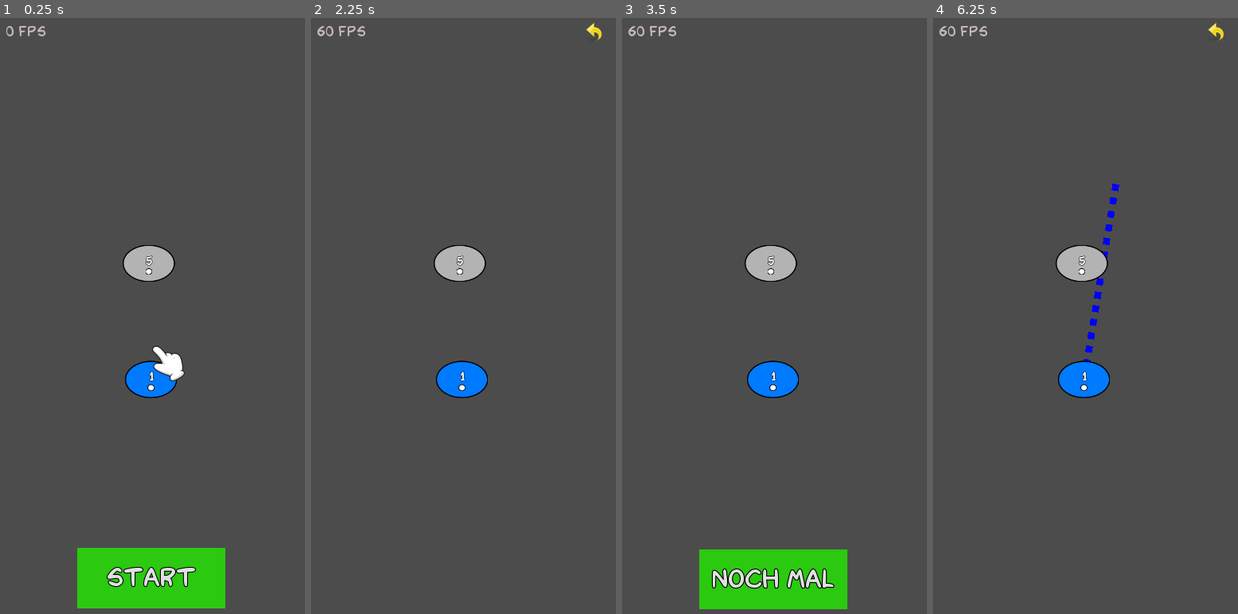
Above: before the commit, frames 1-4 (left to right).
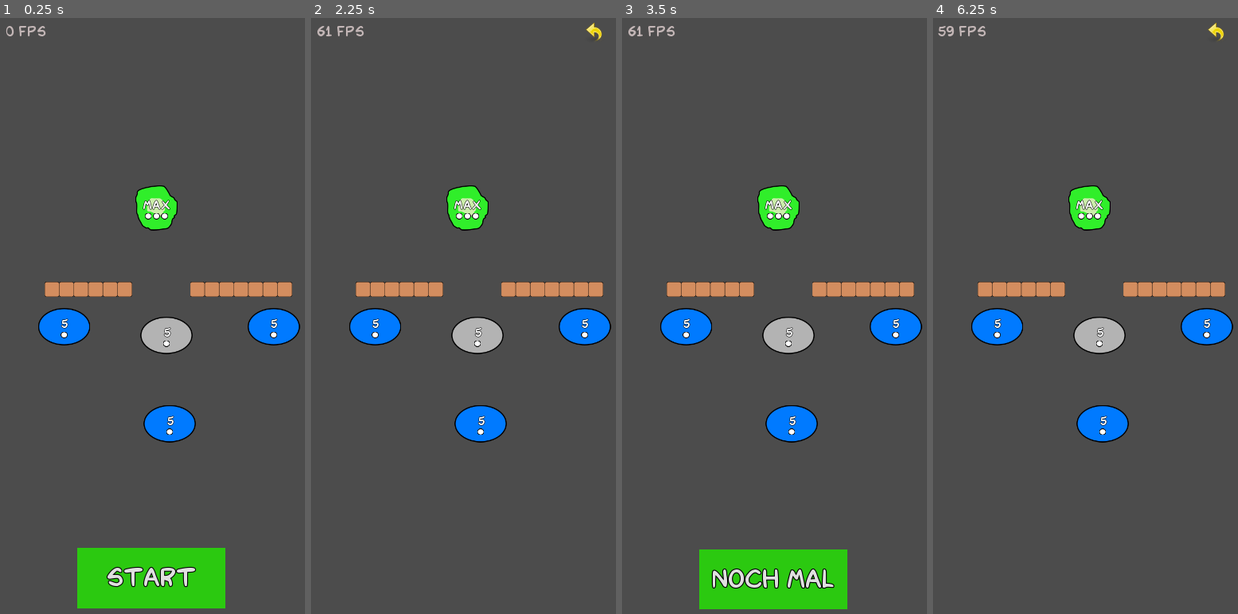
Above: after the commit, the same moments.

Repository: CrowdWare/CancerHealing
Game: Godot game, scene res://World.tscn
Same seed, same stepped clock (60 frames per second), same inputs: the game is played once before the commit and once after it.
Inputs (mouse positions are in pixels of both pictures, inside the frame that each line leads up to):
- Up to frame 1 (0.25 s): no input
- Up to frame 2 (2.25 s): click "Start" at 0.5 s; click (594, 29) at 1.25 s; click "NOCH MAL" at 2 s
- Up to frame 3 (3.5 s): click (905, 29) at 2.75 s
- Up to frame 4 (6.25 s): click "NOCH MAL" at 3.5 s; click (1216, 29) at 4.25 s; click "NOCH MAL" at 5 s; tap Enter at 5.75 s; drag from (1085, 381) to (1116, 184) at 5.77 s

The runs differ from the first frame. In frame 1, 7.6% of the frame differs, in the area x 12-99%, y 28-72%; in frame 2, 7.6%; in frame 3, 7.6%; in frame 4, 7.8%, in the area x 1-99%, y 1-72%.

Commit message:
changes comments to english

Diff:
--- a/Level6.tscn
+++ b/Level6.tscn
@@ -35,52 +35,32 @@
 [node name="Node2D" type="Node2D"]
 script = SubResource( 1 )
 
-[node name="Cell1" parent="." instance=ExtResource( 1 )]
-position = Vector2( 541, 721 )
+[node name="Cell6" parent="." instance=ExtResource( 1 )]
+position = Vector2( 374, 445 )
+count = 64
+typ = 2
+
+[node name="Cell3" parent="." instance=ExtResource( 1 )]
+position = Vector2( 396, 725 )
 count = 5
 
 [node name="Cell4" parent="." instance=ExtResource( 1 )]
-position = Vector2( 167, 738 )
+position = Vector2( 632, 706 )
 count = 5
+typ = 1
 
 [node name="Cell5" parent="." instance=ExtResource( 1 )]
-position = Vector2( 129, 565 )
+position = Vector2( 171, 706 )
 count = 5
-
-[node name="Cell6" parent="." instance=ExtResource( 1 )]
-position = Vector2( 547, 569 )
-count = 5
+typ = 1
 
 [node name="Cell7" parent="." instance=ExtResource( 1 )]
-position = Vector2( 543, 295 )
+position = Vector2( 403, 919 )
 count = 5
-typ = 3
-
-[node name="Cell8" parent="." instance=ExtResource( 1 )]
-position = Vector2( 260, 267 )
-count = 5
-
-[node name="Cell9" parent="." instance=ExtResource( 1 )]
-position = Vector2( 325, 421 )
-count = 5
-
-[node name="Cell10" parent="." instance=ExtResource( 1 )]
-position = Vector2( 129, 409 )
-count = 5
-typ = 2
-
-[node name="Cell11" parent="." instance=ExtResource( 1 )]
-position = Vector2( 168, 943 )
-count = 15
 typ = 1
-isSun = true
-
-[node name="Cell3" parent="." instance=ExtResource( 1 )]
-position = Vector2( 576, 899 )
-count = 5
 
 [node name="TileMap" type="TileMap" parent="."]
 tile_set = ExtResource( 2 )
 cell_size = Vector2( 32, 32 )
 format = 1
-tile_data = PoolIntArray( 655364, 0, 0, 655365, 0, 0, 655366, 0, 0, 655367, 0, 0, 655372, 0, 0, 720909, 0, 0, 786446, 0, 0, 851982, 0, 0, 917518, 0, 0, 983042, 0, 0, 983043, 0, 0, 983044, 0, 0, 983045, 0, 0, 983046, 0, 0, 983047, 0, 0, 983048, 0, 0, 983049, 0, 0, 983050, 0, 0, 983051, 0, 0, 983052, 0, 0, 983053, 0, 0, 983054, 0, 0, 1245196, 0, 0, 1310732, 0, 0, 1310733, 0, 0, 1310734, 0, 0, 1310735, 0, 0, 1310736, 0, 0, 1310737, 0, 0, 1310738, 0, 0, 1638403, 0, 0, 1638404, 0, 0, 1638405, 0, 0, 1638406, 0, 0, 1638407, 0, 0, 1638408, 0, 0, 1638409, 0, 0, 1638410, 0, 0, 1638411, 0, 0, 1638412, 0, 0, 1638413, 0, 0, 1638414, 0, 0 )
+tile_data = PoolIntArray( 1245188, 0, 0, 1245189, 0, 0, 1245190, 0, 0, 1245191, 0, 0, 1245192, 0, 0, 1245193, 0, 0, 1245198, 0, 0, 1245199, 0, 0, 1245200, 0, 0, 1245201, 0, 0, 1245202, 0, 0, 1245203, 0, 0, 1245204, 0, 0 )
--- a/Level7.tscn
+++ b/Level7.tscn
@@ -1,37 +1,86 @@
 [gd_scene load_steps=4 format=2]
 
-[ext_resource path="res://Redkost Comic.otf" type="DynamicFontData" id=1]
+[ext_resource path="res://wall.tres" type="TileSet" id=1]
+[ext_resource path="res://Cell.tscn" type="PackedScene" id=2]
 
-[sub_resource type="DynamicFont" id=3]
-size = 58
-font_data = ExtResource( 1 )
+[sub_resource type="GDScript" id=1]
+script/source = "#############################################################################
+# Copyright (C) 2021 CrowdWare
+#
+# This file is part of CancerWars.
+#
+#  CancerWars is free software: you can redistribute it and/or modify
+#  it under the terms of the GNU General Public License as published by
+#  the Free Software Foundation, either version 3 of the License, or
+#  (at your option) any later version.
+#
+#  CancerWars is distributed in the hope that it will be useful,
+#  but WITHOUT ANY WARRANTY without even the implied warranty of
+#  MERCHANTABILITY or FITNESS FOR A PARTICULAR PURPOSE.  See the
+#  GNU General Public License for more details.
+#
+#  You should have received a copy of the GNU General Public License
+#  along with CancerWars.  If not, see <http://www.gnu.org/licenses/>.
+#
+#############################################################################
 
-[sub_resource type="DynamicFont" id=4]
-size = 36
-font_data = ExtResource( 1 )
+extends Node2D
+
+onready var world = get_tree().get_root().get_node(\"World\")
+
+func _ready():
+	world.setEnemyDelay(10)
+"
 
 [node name="Node2D" type="Node2D"]
+script = SubResource( 1 )
 
-[node name="Label" type="Label" parent="."]
-margin_left = 171.0
-margin_top = 361.0
-margin_right = 555.0
-margin_bottom = 422.0
-custom_fonts/font = SubResource( 3 )
-text = "Gratulation"
-__meta__ = {
-"_edit_use_anchors_": false
-}
+[node name="Cell1" parent="." instance=ExtResource( 2 )]
+position = Vector2( 541, 721 )
+count = 5
 
-[node name="Label2" type="Label" parent="."]
-margin_left = 57.0
-margin_top = 480.0
-margin_right = 674.0
-margin_bottom = 932.0
-custom_fonts/font = SubResource( 4 )
-text = "Du hast alle Level geschafft.
-Möchtest du noch mehr Level spielen, dann sende mir einfach eine Email an  artanidos@gmail.com um mich zu motivieren, weiter zu machen ;-)"
-autowrap = true
-__meta__ = {
-"_edit_use_anchors_": false
-}
+[node name="Cell4" parent="." instance=ExtResource( 2 )]
+position = Vector2( 167, 738 )
+count = 5
+
+[node name="Cell5" parent="." instance=ExtResource( 2 )]
+position = Vector2( 129, 565 )
+count = 5
+
+[node name="Cell6" parent="." instance=ExtResource( 2 )]
+position = Vector2( 547, 569 )
+count = 5
+
+[node name="Cell7" parent="." instance=ExtResource( 2 )]
+position = Vector2( 543, 295 )
+count = 5
+typ = 3
+
+[node name="Cell8" parent="." instance=ExtResource( 2 )]
+position = Vector2( 260, 267 )
+count = 5
+
+[node name="Cell9" parent="." instance=ExtResource( 2 )]
+position = Vector2( 325, 421 )
+count = 5
+
+[node name="Cell10" parent="." instance=ExtResource( 2 )]
+position = Vector2( 129, 409 )
+count = 5
+typ = 2
+
+[node name="Cell11" parent="." instance=ExtResource( 2 )]
+position = Vector2( 168, 943 )
+count = 15
+typ = 1
+isSun = true
+
+[node name="Cell3" parent="." instance=ExtResource( 2 )]
+position = Vector2( 576, 899 )
+count = 5
+
+[node name="TileMap" type="TileMap" parent="."]
+tile_set = ExtResource( 1 )
+cell_size = Vector2( 32, 32 )
+format = 1
+tile_data = PoolIntArray( 655364, 0, 0, 655365, 0, 0, 655366, 0, 0, 655367, 0, 0, 655372, 0, 0, 720909, 0, 0, 786446, 0, 0, 851982, 0, 0, 917518, 0, 0, 983042, 0, 0, 983043, 0, 0, 983044, 0, 0, 983045, 0, 0, 983046, 0, 0, 983047, 0, 0, 983048, 0, 0, 983049, 0, 0, 983050, 0, 0, 983051, 0, 0, 983052, 0, 0, 983053, 0, 0, 983054, 0, 0, 1245196, 0, 0, 1310732, 0, 0, 1310733, 0, 0, 1310734, 0, 0, 1310735, 0, 0, 1310736, 0, 0, 1310737, 0, 0, 1310738, 0, 0, 1638403, 0, 0, 1638404, 0, 0, 1638405, 0, 0, 1638406, 0, 0, 1638407, 0, 0, 1638408, 0, 0, 1638409, 0, 0, 1638410, 0, 0, 1638411, 0, 0, 1638412, 0, 0, 1638413, 0, 0, 1638414, 0, 0 )
--- /dev/null
+++ b/Level8.tscn
@@ -0,0 +1,37 @@
+[gd_scene load_steps=4 format=2]
+
+[ext_resource path="res://Redkost Comic.otf" type="DynamicFontData" id=1]
+
+[sub_resource type="DynamicFont" id=3]
+size = 58
+font_data = ExtResource( 1 )
+
+[sub_resource type="DynamicFont" id=4]
+size = 36
+font_data = ExtResource( 1 )
+
+[node name="Node2D" type="Node2D"]
+
+[node name="Label" type="Label" parent="."]
+margin_left = 171.0
+margin_top = 361.0
+margin_right = 555.0
+margin_bottom = 422.0
+custom_fonts/font = SubResource( 3 )
+text = "Gratulation"
+__meta__ = {
+"_edit_use_anchors_": false
+}
+
+[node name="Label2" type="Label" parent="."]
+margin_left = 57.0
+margin_top = 480.0
+margin_right = 674.0
+margin_bottom = 932.0
+custom_fonts/font = SubResource( 4 )
+text = "Du hast alle Level geschafft.
+Möchtest du noch mehr Level spielen, dann sende mir einfach eine Email an  artanidos@gmail.com um mich zu motivieren, weiter zu machen ;-)"
+autowrap = true
+__meta__ = {
+"_edit_use_anchors_": false
+}
--- a/splash.svg
+++ b/splash.svg
@@ -28,8 +28,8 @@
      inkscape:document-units="px"
      showgrid="false"
      inkscape:zoom="0.5"
-     inkscape:cx="531"
-     inkscape:cy="749"
+     inkscape:cx="532"
+     inkscape:cy="747"
      inkscape:window-width="1848"
      inkscape:window-height="1016"
      inkscape:window-x="72"
@@ -49,29 +49,29 @@
        height="1919.2023"
        x="0.39887261"
        y="0.39887261"
-       inkscape:export-filename="/home/art/SourceCode/CancerWar/splash.png"
+       inkscape:export-filename="/home/art/SourceCode/CancerHealing/splash.png"
        inkscape:export-xdpi="96"
        inkscape:export-ydpi="96" />
     <text
        xml:space="preserve"
-       style="font-style:normal;font-weight:normal;font-size:107.735px;line-height:1.25;font-family:sans-serif;fill:#000000;fill-opacity:1;stroke:none;stroke-width:2.69337"
+       style="font-style:normal;font-weight:normal;font-size:77.78039263px;line-height:1.25;font-family:sans-serif;fill:#000000;fill-opacity:1;stroke:none;stroke-width:2.69337"
        id="text2020"
        x="736.3197"
        y="0"
        transform="matrix(1,0,0,0.73464448,0,66.667228)"><textPath
          xlink:href="#path4353"
          id="textPath4475"
-         style="font-style:normal;font-variant:normal;font-weight:bold;font-stretch:normal;font-family:C059;-inkscape-font-specification:'C059 Bold';text-align:start;text-anchor:start;stroke-width:2.69337">CANCER WAR</textPath></text>
+         style="font-style:normal;font-variant:normal;font-weight:bold;font-stretch:normal;font-family:C059;-inkscape-font-specification:'C059 Bold';text-align:start;text-anchor:start;stroke-width:2.69337;font-size:77.78039263px">CANCER HEALING</textPath></text>
     <text
        xml:space="preserve"
-       style="font-style:normal;font-weight:normal;font-size:107.735px;line-height:1.25;font-family:sans-serif;fill:#ffffff;fill-opacity:1;stroke:none;stroke-width:2.69337"
+       style="font-style:normal;font-weight:normal;font-size:77.7804px;line-height:1.25;font-family:sans-serif;fill:#ffffff;fill-opacity:1;stroke:none;stroke-width:2.69337"
        id="text2020-3"
        x="736.3197"
        y="0"
-       transform="matrix(1,0,0,0.73464448,-7.1137891,71.269291)"><textPath
+       transform="matrix(1,0,0,0.73464448,-3.5959668,71.95343)"><textPath
          xlink:href="#path4353"
          id="textPath4475-6"
-         style="font-style:normal;font-variant:normal;font-weight:bold;font-stretch:normal;font-family:C059;-inkscape-font-specification:'C059 Bold';text-align:start;text-anchor:start;fill:#ffffff;stroke-width:2.69337">CANCER WAR</textPath></text>
+         style="font-style:normal;font-variant:normal;font-weight:bold;font-stretch:normal;font-size:77.7804px;font-family:C059;-inkscape-font-specification:'C059 Bold';text-align:start;text-anchor:start;fill:#ffffff;stroke-width:2.69337">CANCER HEALING</textPath></text>
     <path
        style="fill:#0d99ed;fill-opacity:1;stroke-width:1.7553"
        id="path4353"
--- a/world.gd
+++ b/world.gd
@@ -17,6 +17,15 @@
 #  along with CancerWars.  If not, see <http://www.gnu.org/licenses/>.
 #
 #############################################################################
+
+
+######
+#
+#  BUGS:
+#  - Enemy can go through player
+#  - Line should end with source color and not with target color
+#
+######
 
 extends Node2D
 
@@ -28,19 +37,13 @@
 var startTime = 0
 var processedFrame = -1
 var swipe_start = null
-var level = 1
+var level = 6
 var enemy_delay = ENEMY_DELAY
 
 const SPEED = 150
 const MAX_LEVEL_COUNT = 7
 const ENEMY_DELAY = 5
 
-
-######
-##
-##  TODO: Goldhaufen, Wachtürme
-##
-######
 
 func _ready():
 	loadLevel("Level" + str(level))
@@ -70,11 +73,11 @@
 	addLine(from, to)
 
 func addLine(from, to):
-	# erst mal prüfen, ob line schon besteht
+	# first check if line already exists
 	if isAttacking(from, to) or isSupporting(from, to):
 		return
 
-	# line war schon da, allerdings in umgekehrter Reihenfolge
+	# line has been there before, but the direction was opposit
 	var linesToDelete = []
 	for line in lines:
 		if line.from == to and line.to == from and line.from.typ == line.to.typ:
@@ -103,7 +106,7 @@
 	update()
 
 func _on_Button_pressed():
-	# starten
+	# start
 	var hand = $Level.get_node("Hand")
 	if hand:
 		hand.visible = false
@@ -114,7 +117,7 @@
 	startTime = OS.get_unix_time()
 
 func _on_Weiter_pressed():
-	# nächsten Level laden
+	# load next level
 	$Weiter.visible = false
 	$Sieg.visible = false
 	processedFrame = -1
@@ -131,7 +134,7 @@
 	update()
 
 func _on_NochMal_pressed():
-	# level noch mal starten
+	# restart level
 	$NochMal.visible = false
 	$Niederlage.visible = false
 	$Undo.visible = true
@@ -181,29 +184,29 @@
 	var elapsed = curTime - startTime
 	$FPS.set_text(str(Engine.get_frames_per_second()) + " FPS")
 
-	# nach 5 Sekunden werden die Gegner auch aktiv
+	# aktivate enemy after 5 seconds
 	if elapsed > enemy_delay and elapsed > processedFrame:
 		for child in $Level.get_children():
 			if child is StaticBody2D:
 				if child.typ > 1 and child.openGates() > 0:
-					# enemy hat noch min. einen gate frei, mit dem er andocken kann
+					# enemy has at least one gat free to be able to dock to a cell
 					var target = findNextTarget(child)
 					if target:
 						addLine(child,  target)
 
-	# alle cellen schicken pro Sekunde eine neue energy los
+	# all cells sends an energy each second
 	if elapsed > processedFrame:
 		for line in lines:
 			sendEnergy(line)
 			if line.from.isSun:
-				# sende eine zweite Energy bei einer Sonne
+				# send a second ebergy if cell is a sun
 				var energy = sendEnergy(line)
-				# die position etwas nach vorne verlagern, damit man beide Energien sehen kann
+				# put the position more in front so that the player can see both
 				var pos = energy.position.move_toward(energy.target.position, 0.06 * SPEED)
 				energy.position = pos
 		processedFrame = elapsed
 
-	#alle energien bewegen
+	#move all energies
 	for energy in energies:
 		var pos = energy.position.move_toward(energy.target.position, delta * SPEED)
 
@@ -216,11 +219,11 @@
 			test.queue_free()
 			return
 
-		# ziel fast erreicht, dann energy wieder löschen
+		# target almost reached, so delete this energy and incremt/decrement cell count
 		if Geometry.is_point_in_circle(pos, energy.target.position, 50):
 			if energy.source_typ == energy.target.typ:
 				if energy.target.count > 63:
-					# diese Energy senden wir gleich weiter an alle Channels
+					# if max count is reached, resend the energy through all channels
 					for line in lines:
 						if line.from == energy.target:
 							sendEnergy(line)
@@ -229,7 +232,7 @@
 			else:
 				energy.target.count = energy.target.count - 1
 				if energy.target.count < 0:
-					# Übernahme
+					# overtaking
 					energy.target.typ = energy.source_typ
 					energy.target.count = 1
 					deleteLines(energy.target)
Binary file changed: splash.png
Not shown, changed: CancerHealing.apk
